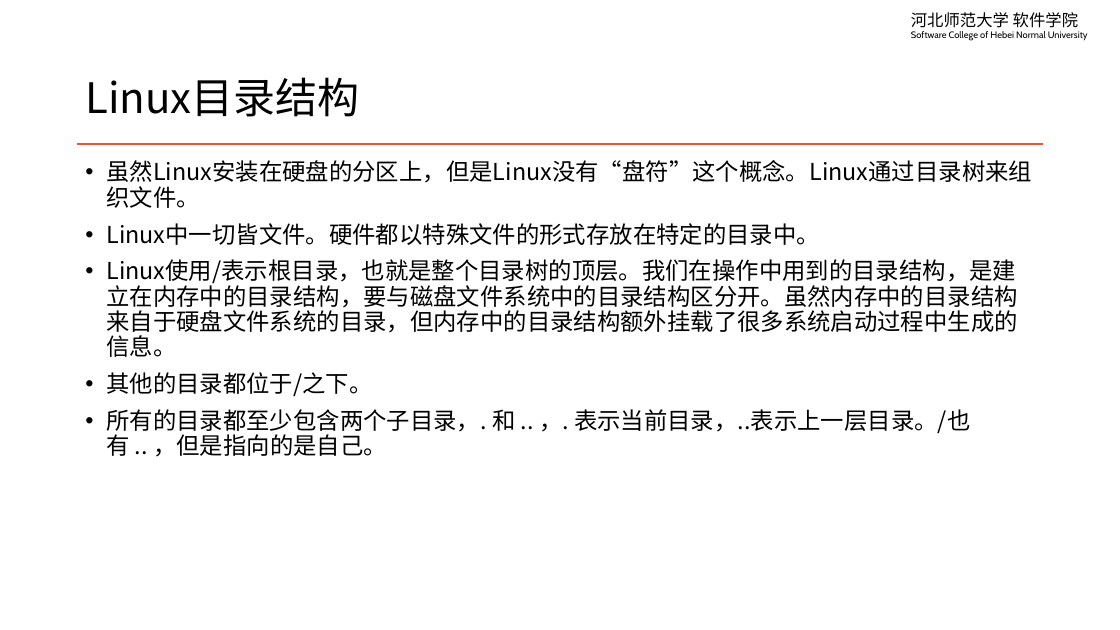
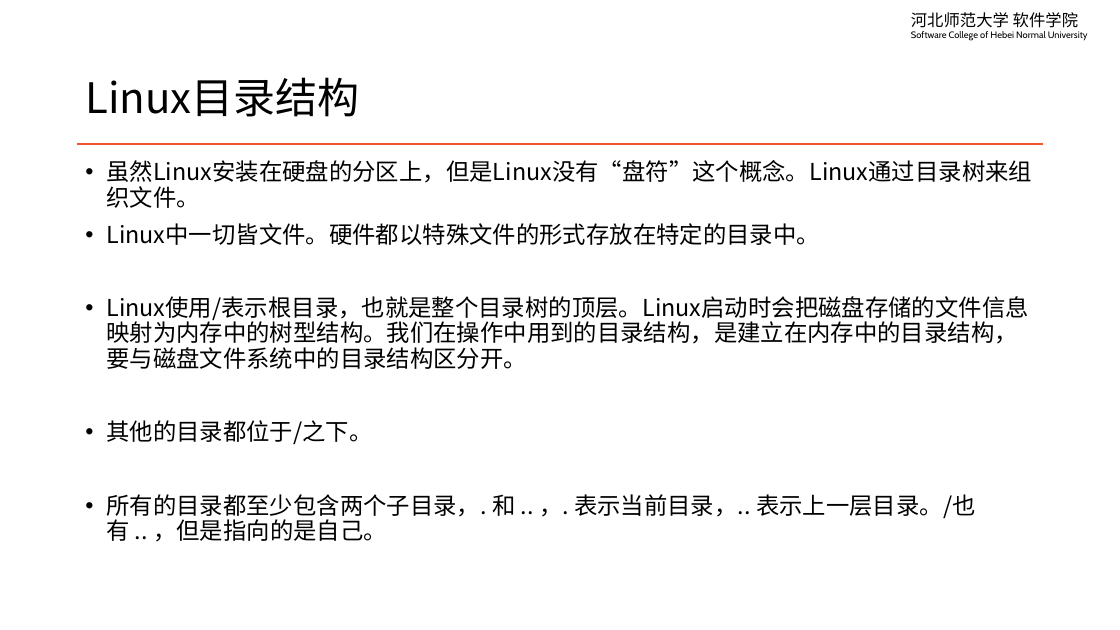
Before and after one commit to edu2act/course-linux-system, a slide deck: slide 3 of materials/slides/ch02-file-system-and-dir-architecture.pptx. Drawn at 1120x630 pixels with LibreOffice and Linux fonts; fonts in the diff are those of the drawing. Boxes give left, top, right and bottom in pixels: in the first picture for what was removed or moved away, otherwise in the second. Text is boxed around its words. In the diff, an @@ line names an element or a change of style, - is before the commit and + after.

```diff
--- a/materials/slides/ch02-file-system-and-dir-architecture.pptx
+++ b/materials/slides/ch02-file-system-and-dir-architecture.pptx
@@ text at (106,296,1028,369): text changed @@
-• Linux使用/表示根目录，也就是整个目录树的顶层。我们在操作中用到的目录结构，是建立在内存中的目录结构，要与磁盘文件系统中的目录结构区分开。虽然内存中的目录结构来自于硬盘文件系统的目录，但内存中的目录结构额外挂载了很多系统启动过程中生成的信息。
+• Linux使用/表示根目录，也就是整个目录树的顶层。Linux启动时会把磁盘存储的文件信息映射为内存中的树型结构。我们在操作中用到的目录结构，是建立在内存中的目录结构，要与磁盘文件系统中的目录结构区分开。
@@ text at (106,494,976,542): spaces changed @@
-• 所有的目录都至少包含两个子目录，. 和 .. ，. 表示当前目录，..表示上一层目录。/也有 .. ，但是指向的是自己。
+• 所有的目录都至少包含两个子目录，. 和 .. ，. 表示当前目录，.. 表示上一层目录。/也有 .. ，但是指向的是自己。
```
Also in this commit, not shown: 5 other slides changed, 1 other file.
